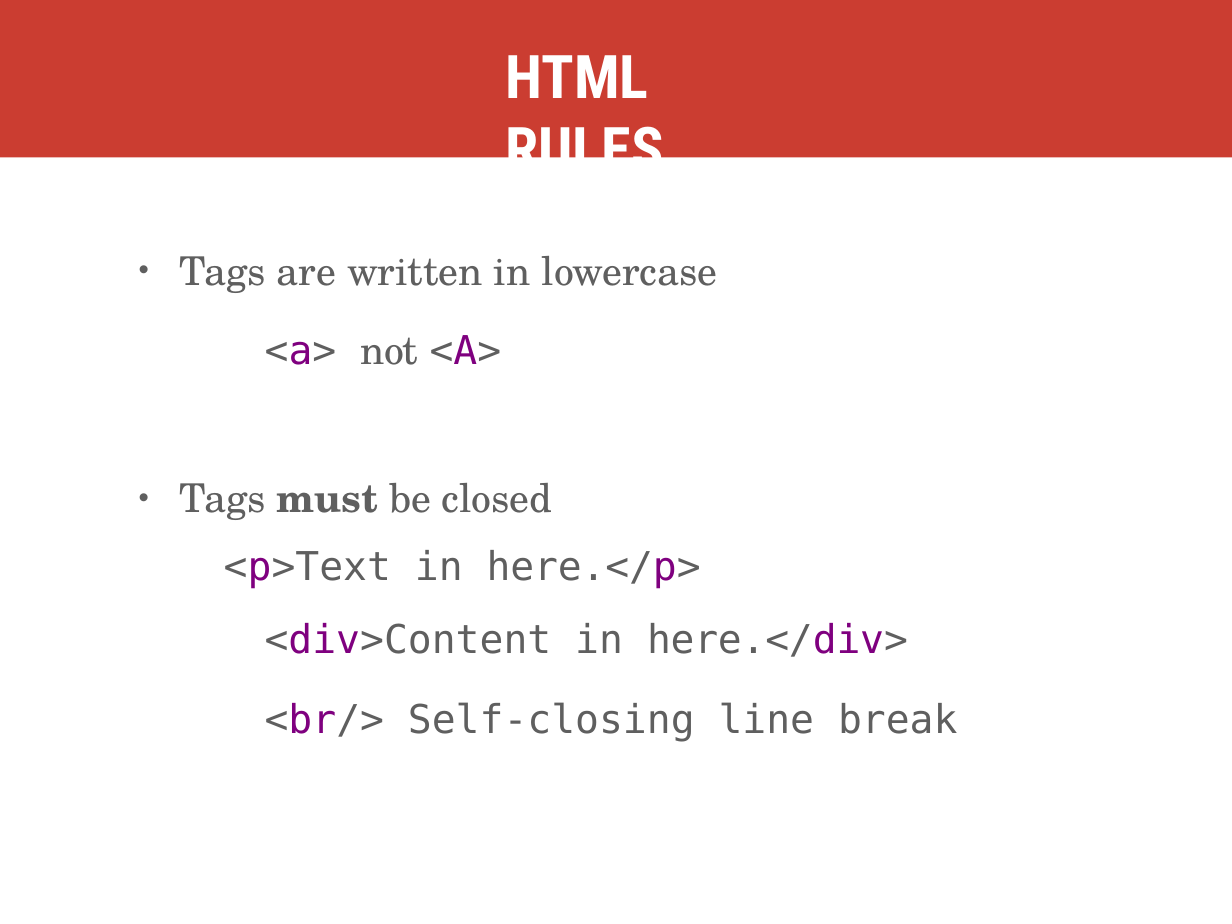
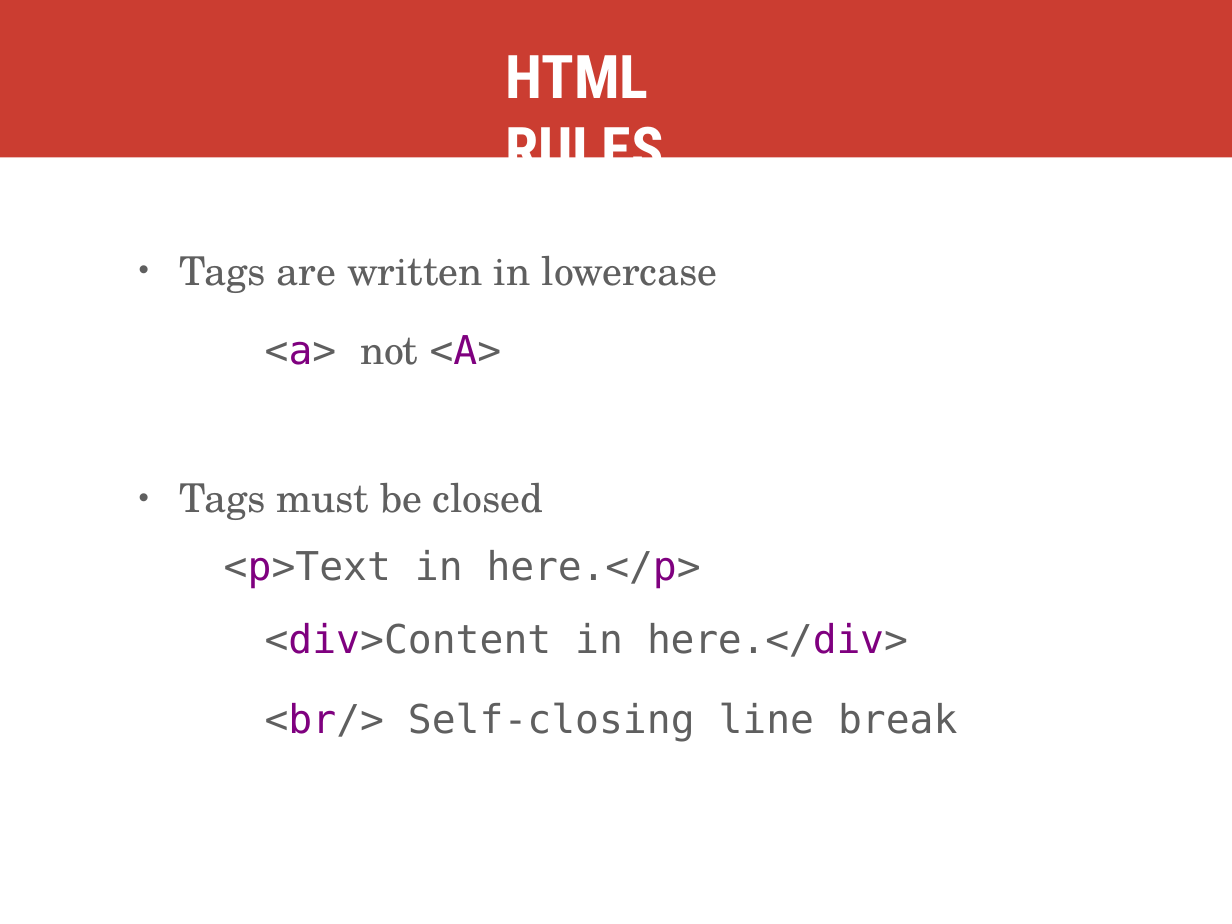
Before and after one commit to kweeket/dev-101, a slide deck: slide 22 of slides/week-1.pptx. Drawn at 1232x924 pixels with LibreOffice and Linux fonts; fonts in the diff are those of the drawing. Boxes give left, top, right and bottom in pixels: in the first picture for what was removed or moved away, otherwise in the second. Text is boxed around its words. In the diff, an @@ line names an element or a change of style, - is before the commit and + after.

```diff
--- a/slides/week-1.pptx
+++ b/slides/week-1.pptx
@@ text at [179,483,544,520]: bold off in "must" @@
```
Also in this commit, not shown: 15 other slides changed, 1 other file.
